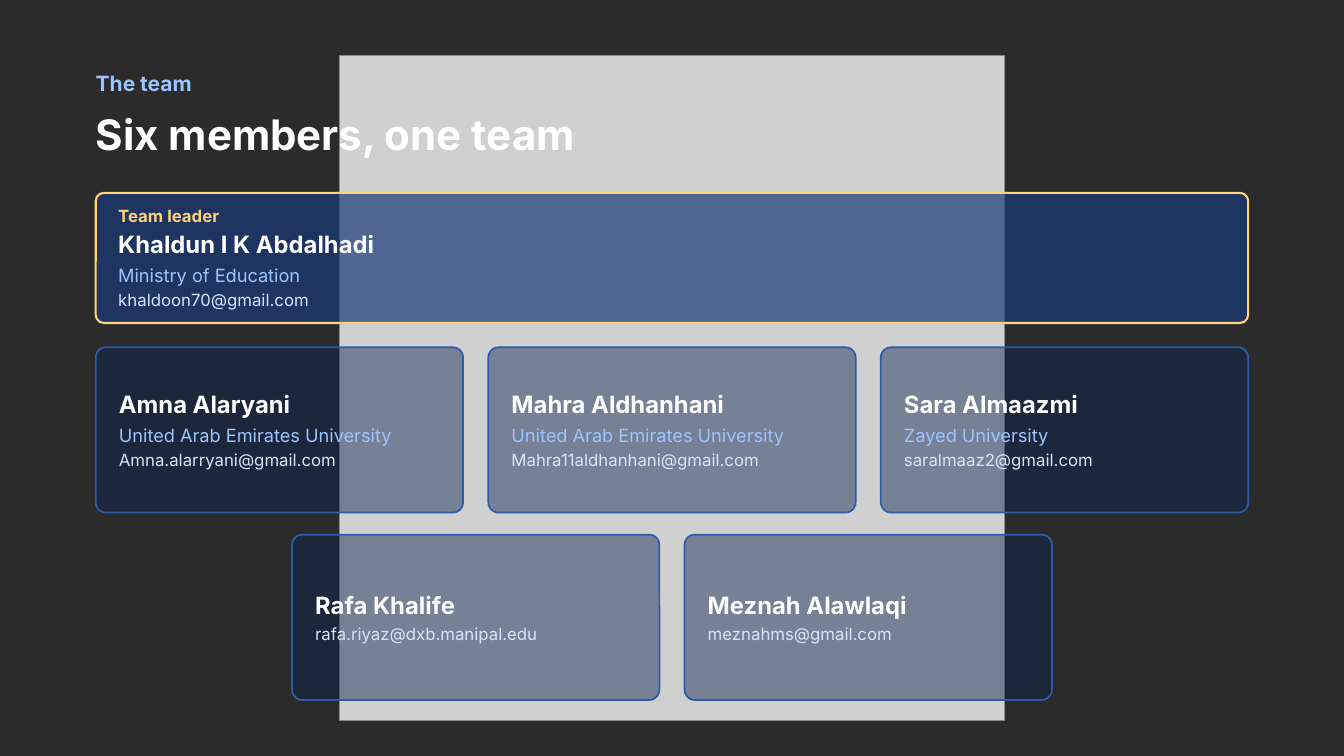
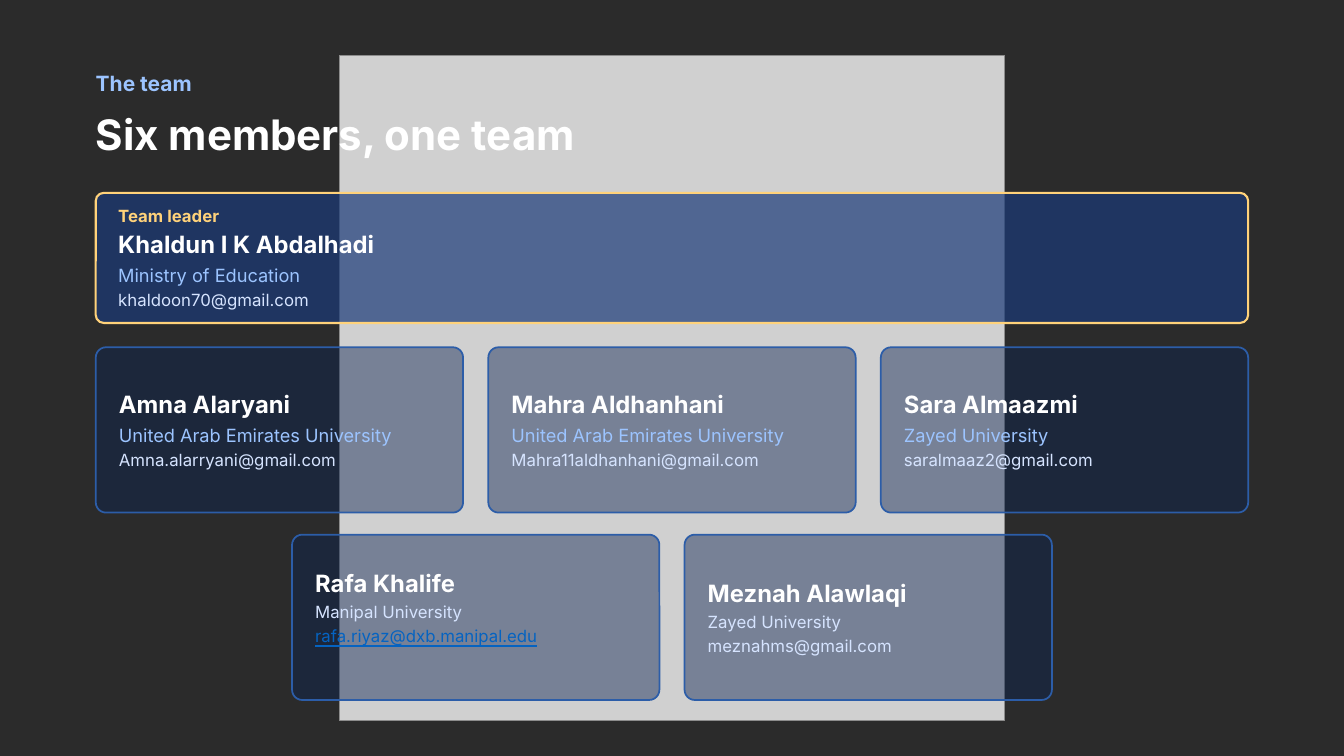
Before and after one commit to Heavy70/TheYaqiz, a slide deck: slide 2 of docs/TheYaqiz-Presentation-EN-AR.pptx. Drawn at 1344x756 pixels with LibreOffice and Linux fonts; fonts in the diff are those of the drawing; grey boxes stand for pictures; background and template pictures are left out; a plain dark background stands for a picture behind light text. Boxes give left, top, right and bottom in pixels: in the first picture for what was removed or moved away, otherwise in the second. Text is boxed around its words. In the diff, an @@ line names an element or a change of style, - is before the commit and + after.

```diff
--- a/docs/TheYaqiz-Presentation-EN-AR.pptx
+++ b/docs/TheYaqiz-Presentation-EN-AR.pptx
@@ text in rounded rectangle at (315,604,462,622): paragraph added @@
+Manipal University
@@ text in rounded rectangle at (315,628,537,646): text colour #D6E4FF to #0563C1, underline on in "rafa.riyaz@dxb.manipal.edu" @@
@@ text in rounded rectangle at (708,615,841,632): paragraph added @@
+Zayed University
```
Also in this commit, not shown: 7 other slides changed, 4 slides added, 2 other files.
